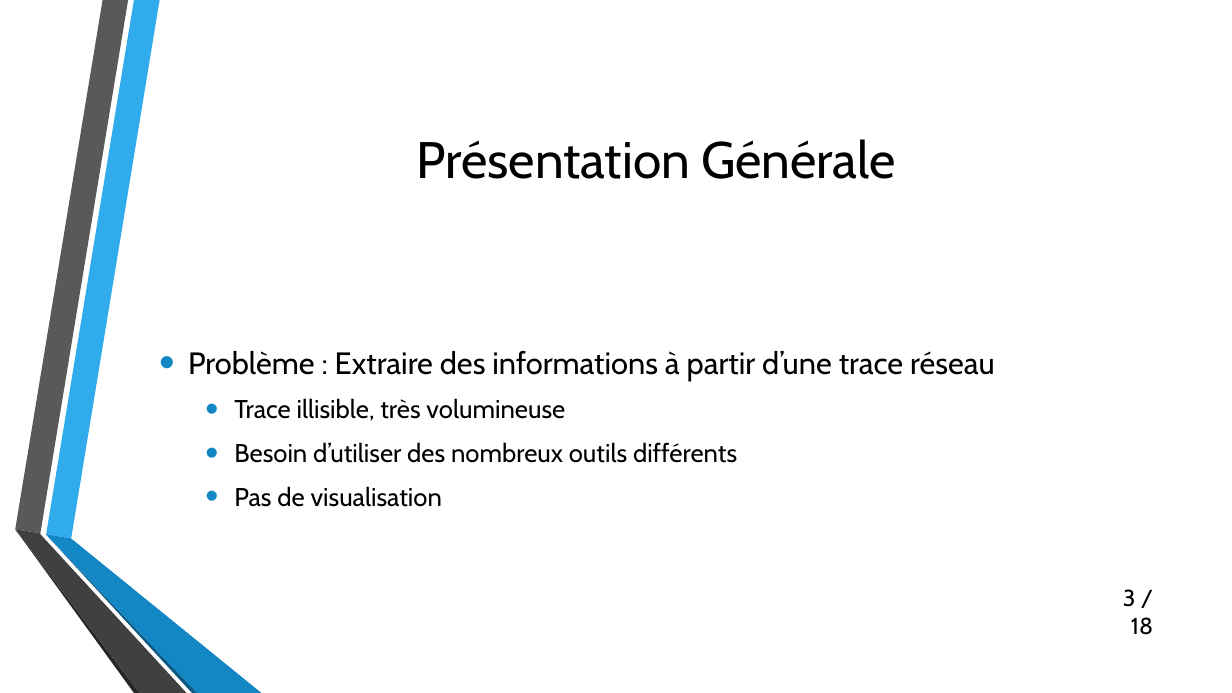
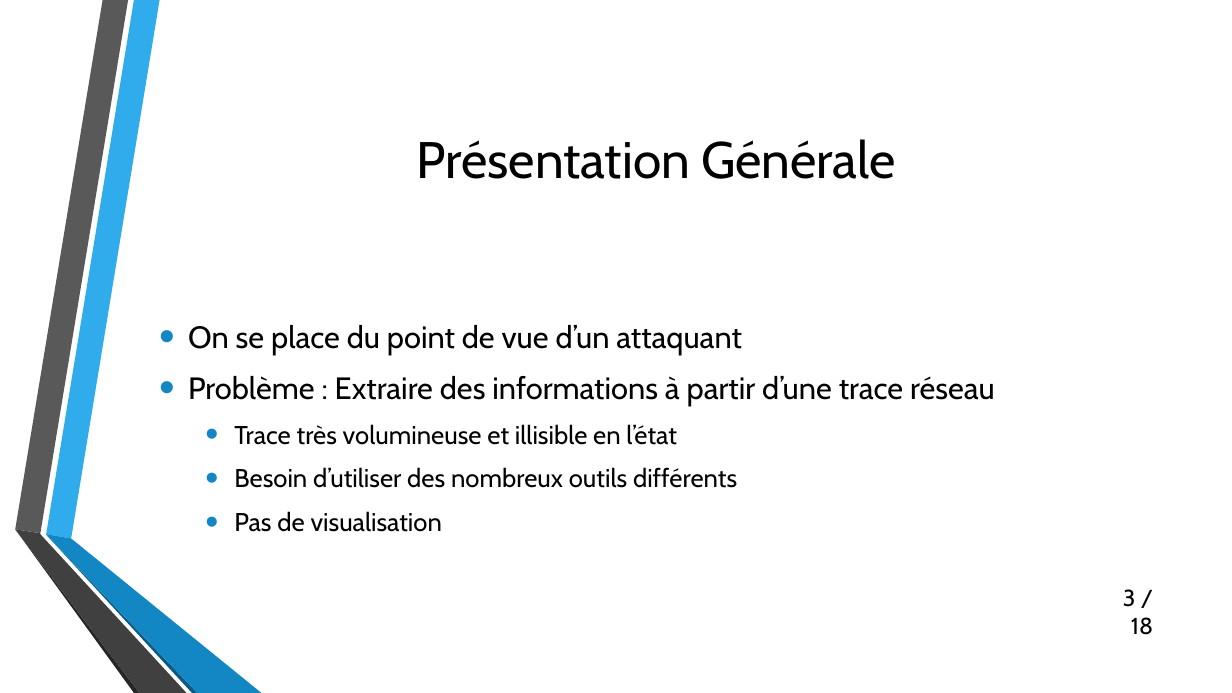
Before and after one commit to lechinoix/Pcap-visualization-project, a slide deck: slide 3 of Présentation de mi-projet/Outils de visualisation de capture réseau.pptx. Drawn at 1232x693 pixels with LibreOffice and Linux fonts; fonts in the diff are those of the drawing; background and template pictures are left out. Boxes give left, top, right and bottom in pixels: in the first picture for what was removed or moved away, otherwise in the second. Text is boxed around its words. In the diff, an @@ line names an element or a change of style, - is before the commit and + after.

```diff
--- a/Présentation de mi-projet/Outils de visualisation de capture réseau.pptx
+++ b/Présentation de mi-projet/Outils de visualisation de capture réseau.pptx
@@ text at box(188, 325, 741, 355): paragraph added @@
+• On se place du point de vue d’un attaquant
@@ text at box(234, 424, 676, 445): text changed @@
-  • Trace illisible, très volumineuse
+  • Trace très volumineuse et illisible en l’état
```
Also in this commit, not shown: 2 other slides changed.
